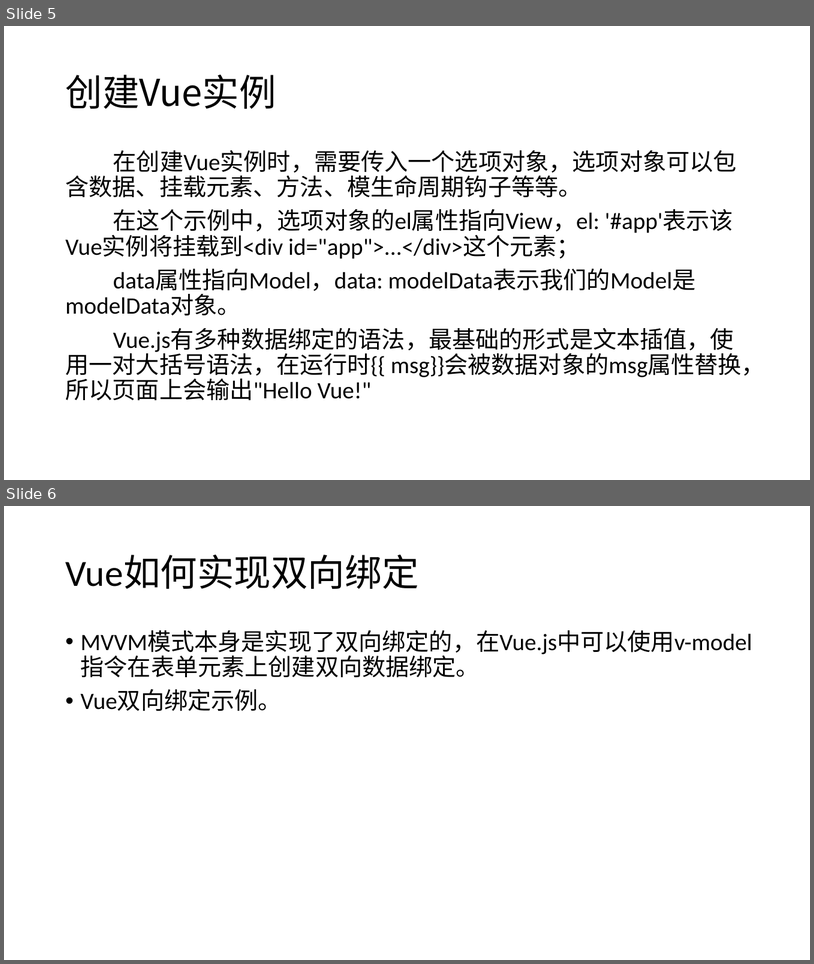
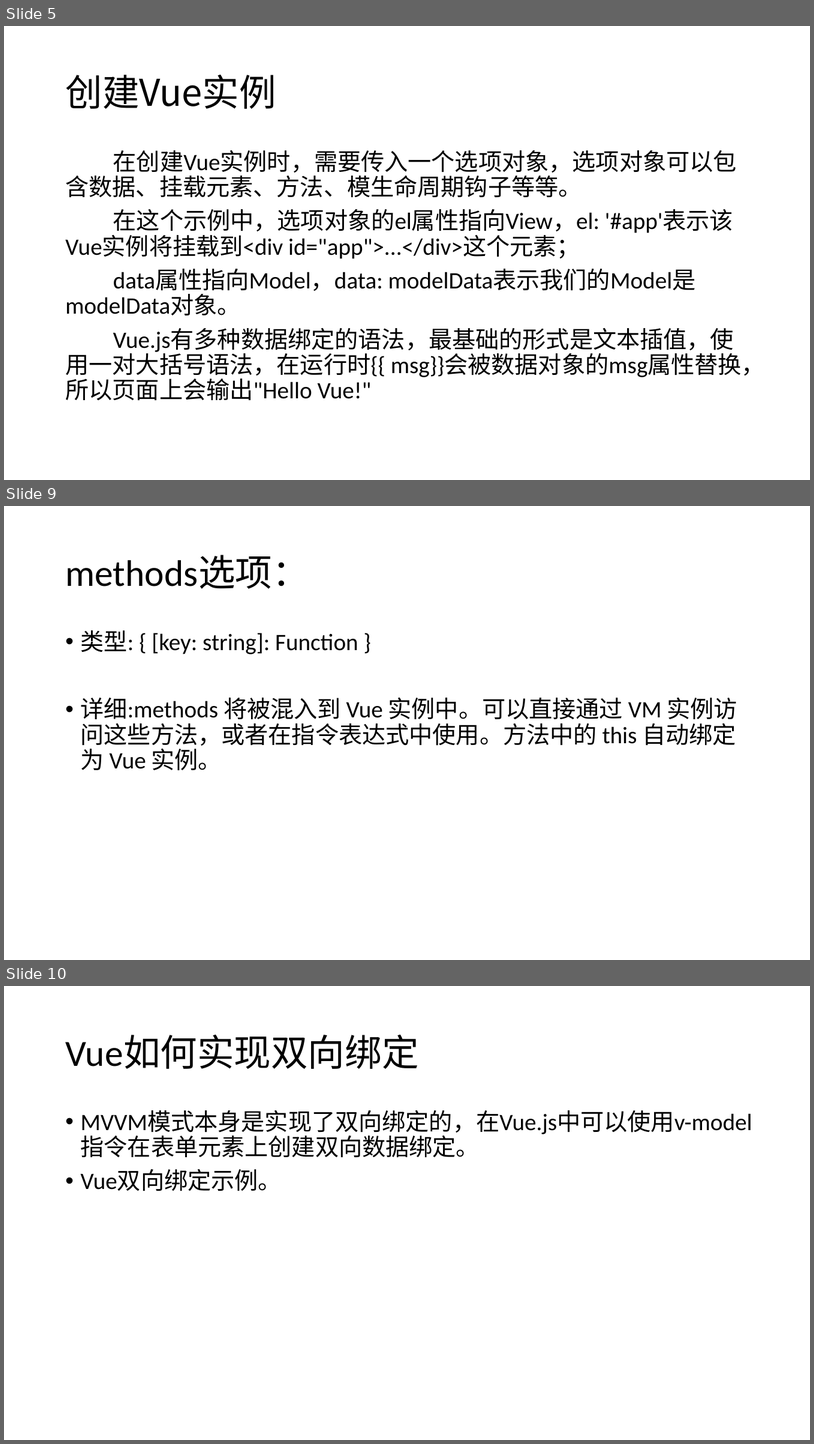
Before and after one commit to YSMJ1994/study, a slide deck: study_Vue/学习Vue.pptx. Shown one above the other, each under a label of ours: slides 5 and 6 before the commit, slides 5, 9 and 10 after it; the slides between them are not shown. The pictures are 814x964 and 814x1444 pixels, drawn with LibreOffice and Linux fonts; fonts in the diff are those of the drawing. Boxes give left, top, right and bottom in pixels: in the first picture for what was removed or moved away, otherwise in the second. Text is boxed around its words. In the diff, an @@ line names an element or a change of style, - is before the commit and + after.

```diff
--- a/study_Vue/学习Vue.pptx
+++ b/study_Vue/学习Vue.pptx
@@ slide 9 added at [4, 506, 810, 960], background #FFFFFF @@
@@ title added at [65, 555, 309, 589], 44 pt, text #000000 @@
+methods选项：
@@ text added at [81, 630, 737, 770], 28 pt, text #000000 @@
+• 类型: { [key: string]: Function }
+• 详细:methods 将被混入到 Vue 实例中。可以直接通过 VM 实例访问这些方法，或者在指令表达式中使用。方法中的 this 自动绑定为 Vue 实例。
@@ what was slide 6 is now slide 10 @@
```
Also in this commit, not shown: 2 slides changed, 13 other slides added, 9 other files.
